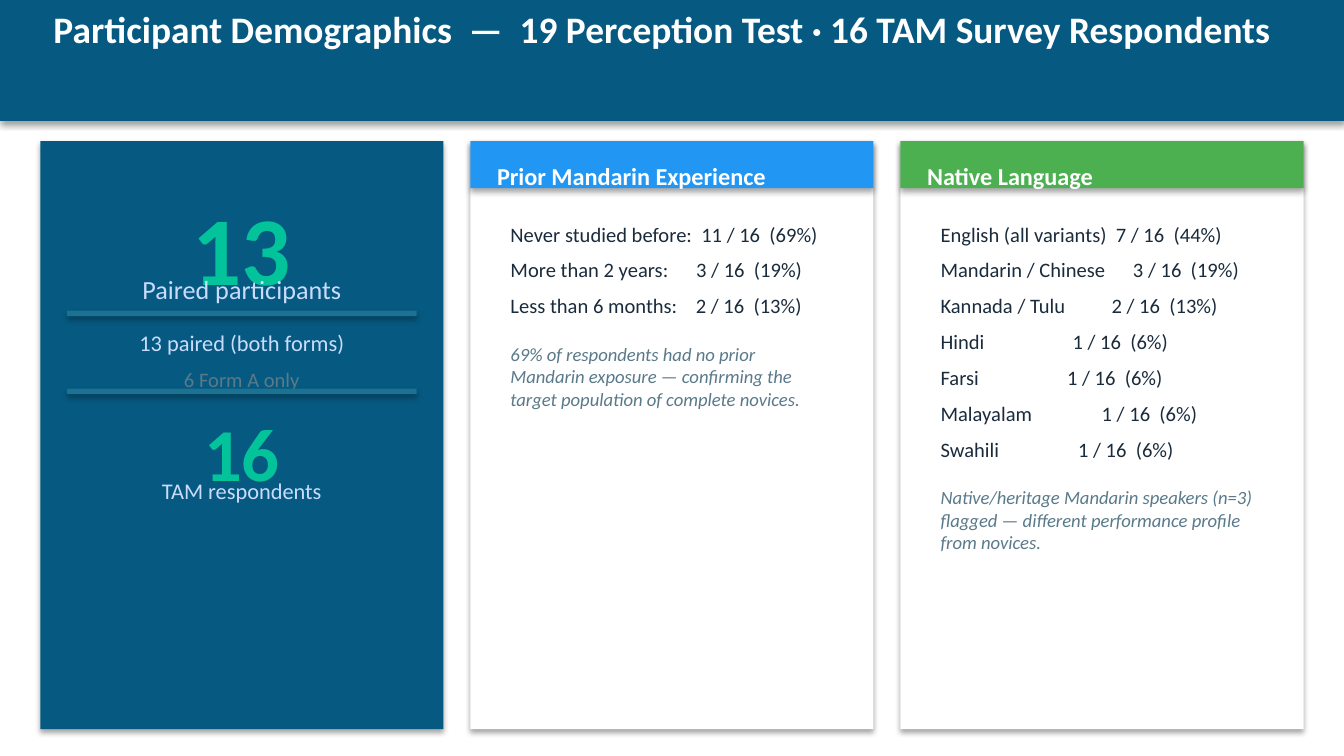
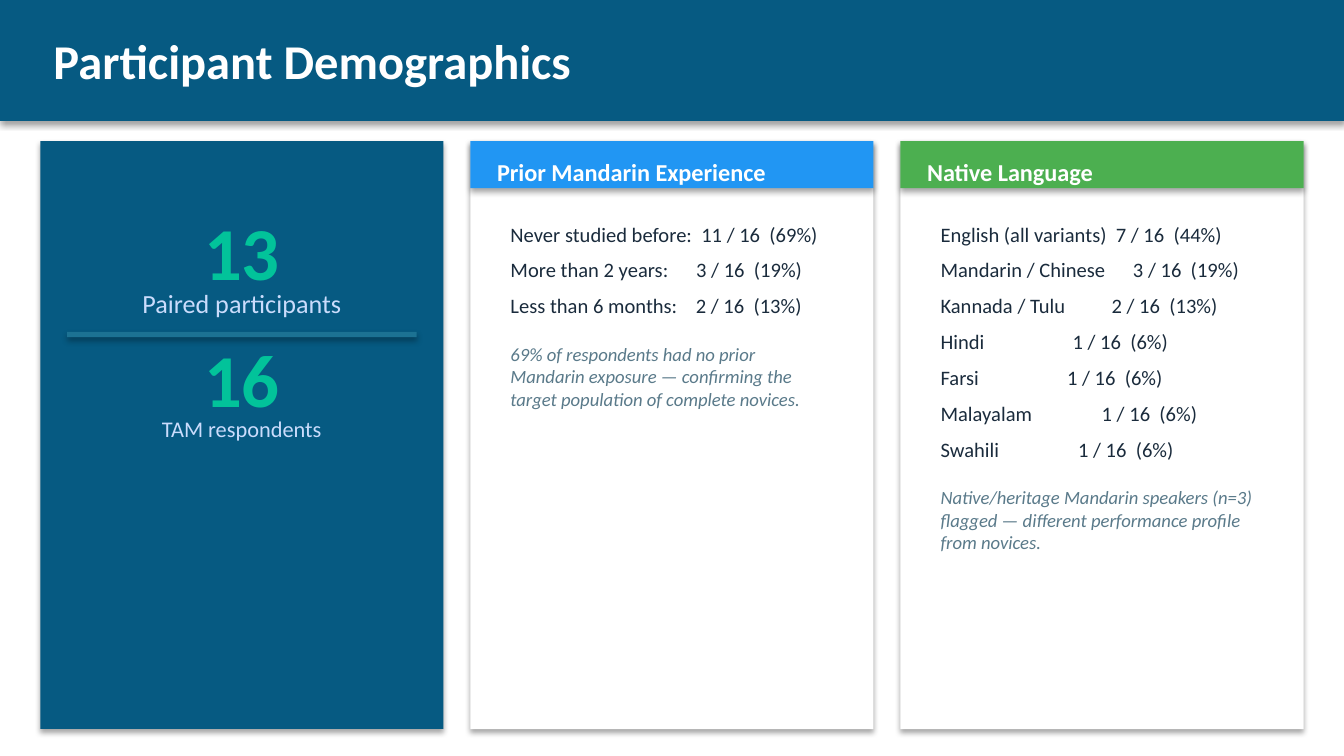
Before and after one commit to Bharath-J/mandarin-tone-coach, a slide deck: slide 4 of Milestone2.pptx. Drawn at 1344x756 pixels with LibreOffice and Linux fonts; fonts in the diff are those of the drawing. Boxes give left, top, right and bottom in pixels: in the first picture for what was removed or moved away, otherwise in the second. Text is boxed around its words. In the diff, an @@ line names an element or a change of style, - is before the commit and + after.

```diff
--- a/Milestone2.pptx
+++ b/Milestone2.pptx
@@ vertical alignment top to middle in 3 elements at box(497, 164, 766, 185), box(927, 164, 1093, 185), box(53, 45, 571, 88) @@
@@ text at box(53, 45, 571, 88): text changed; size 20 to 26 pt @@
-Participant Demographics — 19 Perception Test · 16 TAM Survey Respondents
+Participant Demographics
@@ text "13": place and size @@
-text "13" at box(193, 221, 291, 303)
+text "13" at box(204, 231, 280, 297)
@@ text "13" at box(204, 231, 280, 297): size 52 to 40 pt @@
@@ text "Paired participants" rewrapped from box(142, 277, 341, 303) to box(142, 295, 341, 317) @@
@@ text "16": place and size @@
-text "16" at box(204, 430, 280, 499)
+text "16" at box(204, 356, 280, 425)
@@ rectangle: place and size @@
-rectangle at box(67, 310, 417, 316)
+rectangle at box(67, 332, 417, 337)
@@ text removed at box(139, 335, 344, 389) @@
-13 paired (both forms)
-6 Form A only
@@ rectangle removed at box(67, 388, 417, 394) @@
@@ text "TAM respondents": place and size @@
-text "TAM respondents" at box(162, 481, 321, 503)
+text "TAM respondents" at box(162, 421, 321, 441)
```
Also in this commit, not shown: 8 other slides changed, 1 other file.
